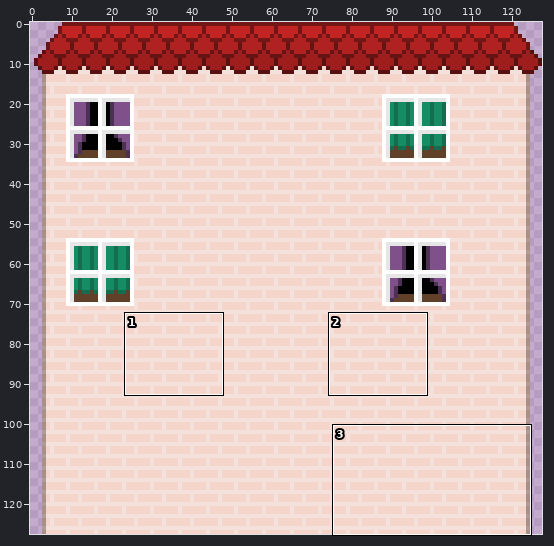
One commit to this sprite sheet: res/house-1.png. The first picture is a wide view before the edit; the outline marks the close-up.
Close-up. Before the commit:
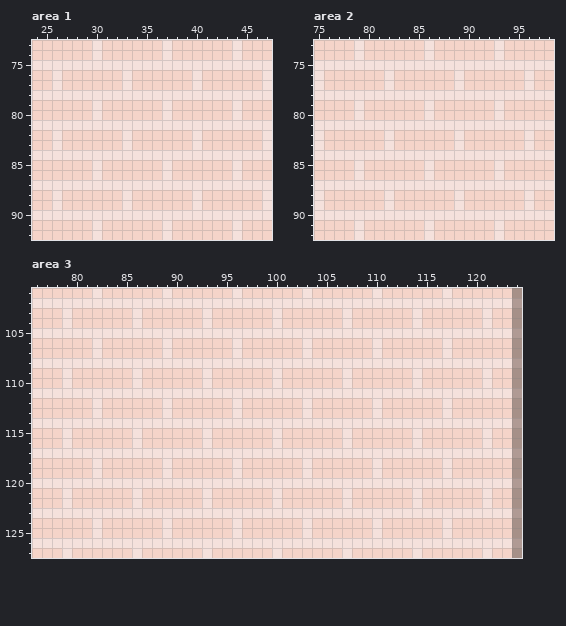
The file is 128x128 pixels. Shown: area 1: x 24..47, y 73..92; area 2: x 75..98, y 73..92; area 3: x 76..124, y 101..127. The commit also changed other parts of the picture, which this record leaves out.
And afterwards:
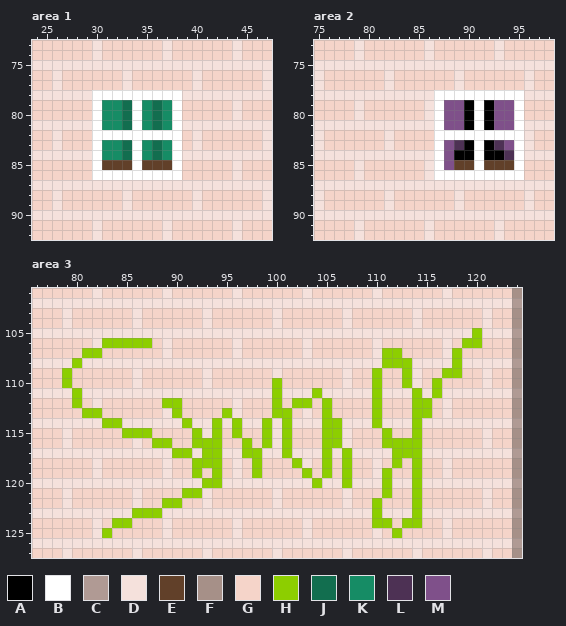
Palette (. is transparent): A #000000  B #ffffff  C #b09a94  D #f5e1dc  E #614029  F #a69088  G #f5d4c9  H #8dce00  J #126e4f  K #168c65  L #4d3154  M #7f508a
Changes in this commit:
Area 1:
y 78: x 30..38 DDDDDDDDD -> BBBBBBBBB
y 79..80: x 30..38 DGGGGGGDG -> BKKJBKJKB
y 81: x 30..38 DDDDDDDDD -> BKKJBKJKB
y 82: x 30..38 GGGDGGGGG -> BBBBBBBBB
y 83: x 30..38 GGGDGGGGG -> BKKJBKJKB
y 84: x 30..38 DDDDDDDDD -> BKKJBKJKB
y 85: x 30..38 DGGGGGGDG -> BEEEBEEEB
y 86: x 30..38 DGGGGGGDG -> BBBBBBBBB
Area 2:
y 78: x 87..95 DDDDDDDDD -> BBBBBBBBB
y 79..80: x 87..95 GGGGGGDGG -> BMMABAMMB
y 81: x 87..95 DDDDDDDDD -> BMMABAMMB
y 82: x 87..95 GGDGGGGGG -> BBBBBBBBB
y 83: x 87..95 GGDGGGGGG -> BMLABALMB
y 84: x 87..95 DDDDDDDDD -> BMAABAALB
y 85: x 87..95 GGGGGGDGG -> BMEEBEEEB
y 86: x 87..95 GGGGGGDGG -> BBBBBBBBB
Area 3:
y 105: x 120 D -> H
y 106: x 83..87 GGGGG -> HHHHH; x 119..120 GG -> HH
y 107: x 81..82 GD -> HH; x 111..112 GG -> HH; x 118 G -> H
y 108: x 80 D -> H; x 111..113 DDD -> HHH; x 118 D -> H
y 109: x 79 D -> H; x 110 G -> H; x 113 G -> H; x 117..118 GG -> HH
y 110: x 79 D -> H; x 100 D -> H; x 110 G -> H; x 113 G -> H; x 116 G -> H
y 111: x 80 D -> H; x 100 D -> H; x 104 D -> H; x 110 D -> H; x 114 D -> H; x 116 D -> H
y 112: x 80 G -> H; x 89..90 DG -> HH; x 100 G -> H; x 102..103 GD -> HH; x 105 G -> H; x 110 D -> H; x 114..115 GG -> HH
y 113: x 81..82 GD -> HH; x 90 G -> H; x 95 G -> H; x 100..101 GG -> HH; x 105 G -> H; x 110 D -> H; x 114..115 GG -> HH
y 114: x 83..84 DD -> HH; x 91 D -> H; x 94 D -> H; x 96 D -> H; x 99 D -> H; x 101 D -> H; x 105..106 DD -> HH; x 110 D -> H; x 114 D -> H
y 115: x 85..87 GDG -> HHH; x 92 G -> H; x 94 G -> H; x 96 G -> H; x 99 G -> H; x 101 G -> H; x 105..106 GG -> HH; x 111 G -> H; x 114 D -> H
y 116: x 88..89 GG -> HH; x 92..94 GDG -> HHH; x 97 G -> H; x 99 G -> H; x 101 G -> H; x 105..106 GG -> HH; x 111..114 GGGD -> HHHH
y 117: x 90..91 DD -> HH; x 93..94 DD -> HH; x 97..98 DD -> HH; x 101 D -> H; x 105 D -> H; x 107 D -> H; x 112..114 DDD -> HHH
y 118: x 92..94 GGG -> HHH; x 98 G -> H; x 102 G -> H; x 105 G -> H; x 107 G -> H; x 112 G -> H; x 114 G -> H
y 119: x 92 G -> H; x 94 G -> H; x 98 G -> H; x 103 D -> H; x 105 G -> H; x 107 G -> H; x 111 G -> H; x 114 G -> H
y 120: x 93..94 DD -> HH; x 104 D -> H; x 107 D -> H; x 111 D -> H; x 114 D -> H
y 121: x 91..92 GG -> HH; x 111 G -> H; x 114 D -> H
y 122: x 89..90 GG -> HH; x 110 G -> H; x 114 D -> H
y 123: x 86..88 DDD -> HHH; x 110 D -> H; x 114 D -> H
y 124: x 84..85 GG -> HH; x 110..111 DG -> HH; x 113..114 GG -> HH
y 125: x 83 G -> H; x 112 G -> H
Where, in picture pixels (left, top, right, bottom), the same in both close-ups:
changed: (92, 90, 182, 180)
changed: (434, 90, 524, 180)
changed: (62, 328, 482, 538)
